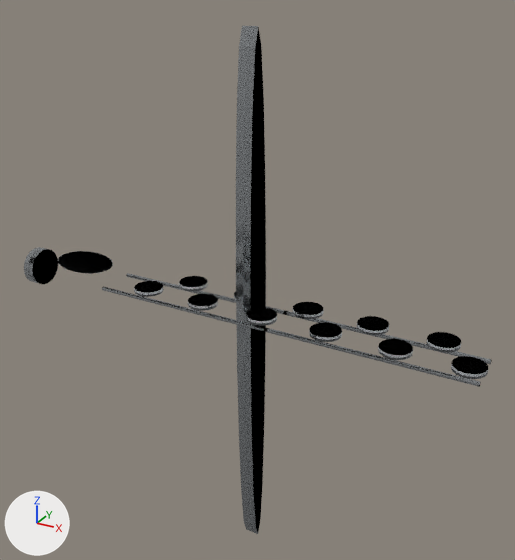
The glTF model models/glb/bass-flute.glb as it was, and as the next commit left it.
Rendered twice from a 50 mm lens placed at (4.28, -7.6, 4.39), pointed at (-0.1, 0.36, 0.41). The lights are fixed; the arrows at lower left show +X, +Y and +Z. The first picture is the older version. Where no turn or scale is listed for an object, it has been applied to the vertices.

Names of what the first picture shows: 'crown', 'key__k09', 'key__k11', 'lip_plate', 'rod_back', 'rod_front', 'tube' and 8 more.
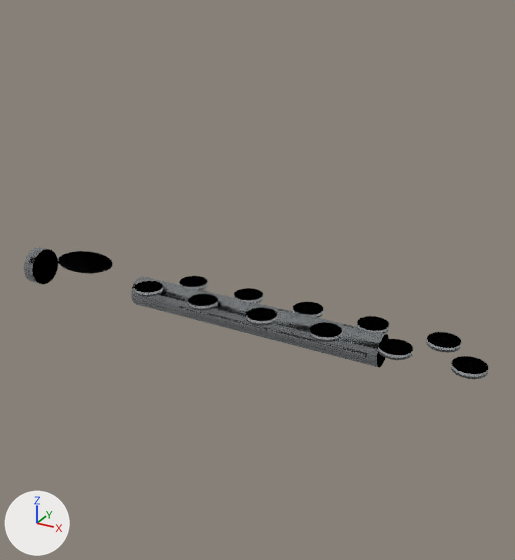
Boxes [x1, y1, x2, y2] around the edits, measured in the pictures (515 x 560 px):
```json
{"object": "tube", "change": "rescaled", "before": [236, 26, 266, 534], "after": [131, 276, 389, 368], "on screen": "735% wider, 82% shorter"}
{"object": "rod_front", "change": "rescaled", "before": [102, 287, 481, 387], "after": [179, 306, 367, 358], "on screen": "50% narrower, 48% shorter"}
{"object": "rod_back", "change": "rescaled", "before": [126, 273, 492, 364], "on screen": "not visible afterwards"}
```

The change, as JSON lines over the scene's bpy script:
```json
{"op": "set", "path": "ob_tube.scale", "old": "(3.76, 0.217, 0.217)", "new": "(0.217, 0.217, 3.76)"}
{"op": "set", "path": "ob_rod_back.scale", "old": "(0.0297, 0.0297, 5.47)", "new": "(0.0297, 0.0297, 2.74)"}
{"op": "set", "path": "ob_rod_front.scale", "old": "(0.0297, 0.0297, 5.47)", "new": "(0.0297, 0.0297, 2.74)"}
```
